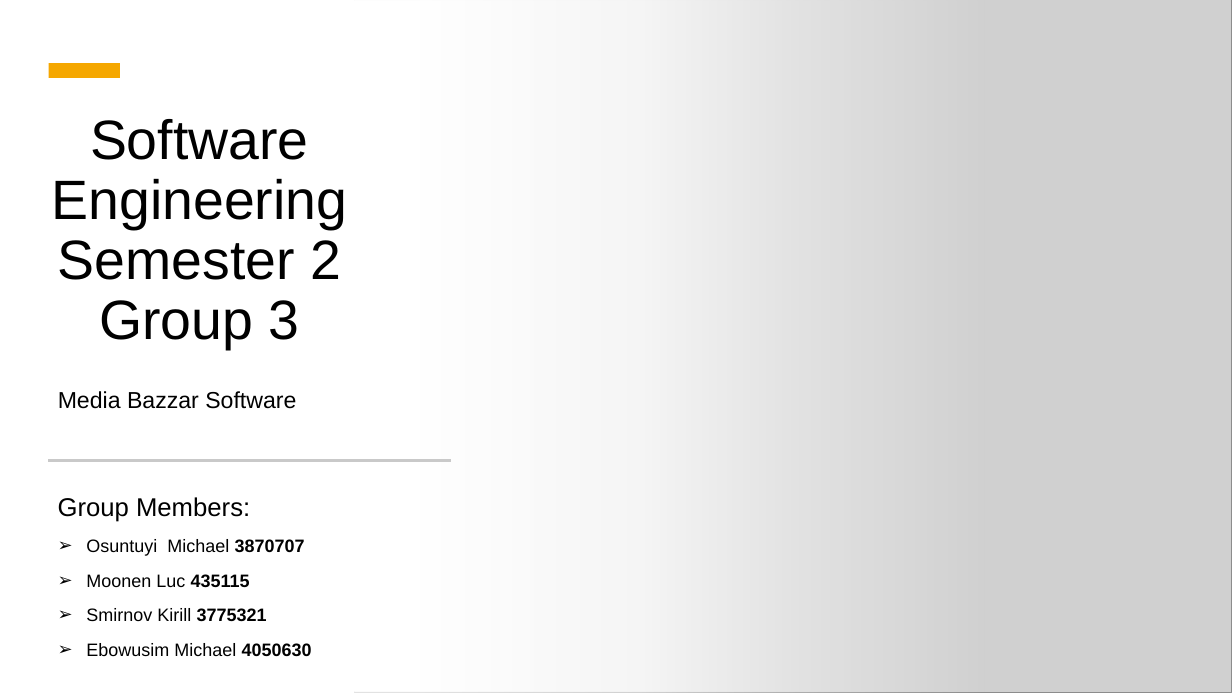
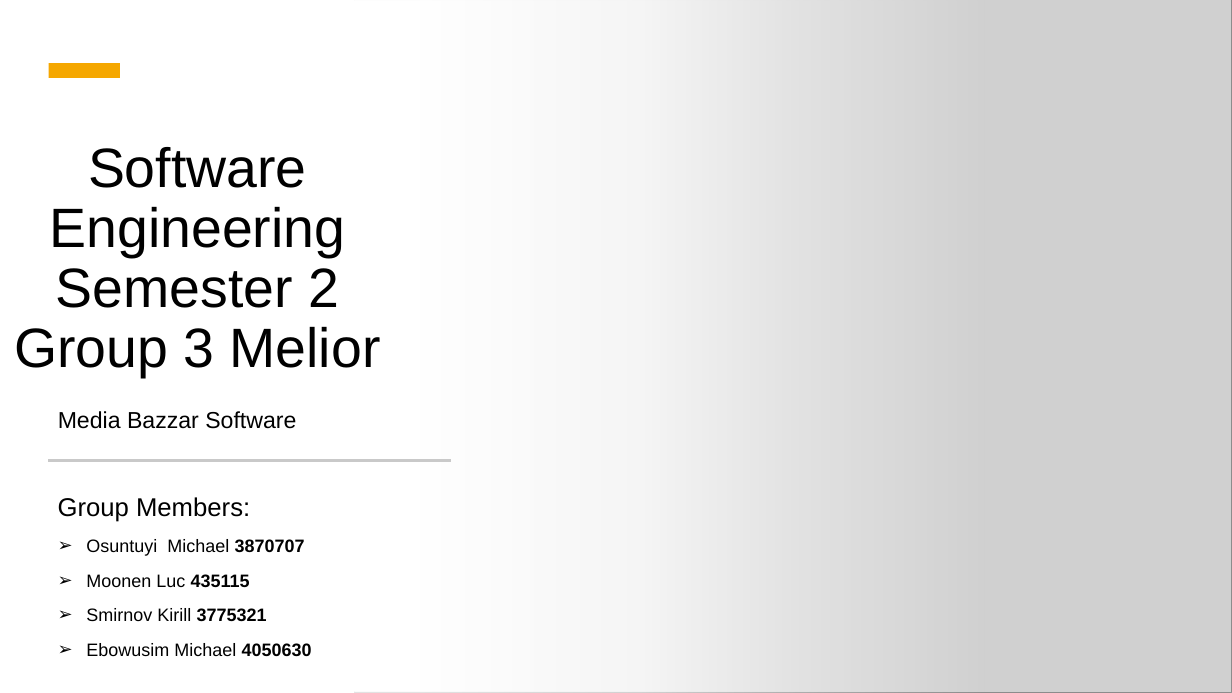
Before and after one commit to Mikey-OG/MediaBazaarproject, a slide deck: slide 1 of Project Documents/Presentation/Media Bazzar Group3.pptx. Drawn at 1232x693 pixels with LibreOffice and Linux fonts; fonts in the diff are those of the drawing; grey boxes stand for pictures. Boxes give left, top, right and bottom in pixels: in the first picture for what was removed or moved away, otherwise in the second. Text is boxed around its words. In the diff, an @@ line names an element or a change of style, - is before the commit and + after.

Commit message:
Presentation

```diff
--- a/Project Documents/Presentation/Media Bazzar Group3.pptx
+++ b/Project Documents/Presentation/Media Bazzar Group3.pptx
@@ title at box(14, 147, 381, 377): text changed @@
-Software Engineering Semester 2
-Group 3
+Software Engineering Semester 2
+Group 3 Melior
@@ text "Media Bazzar Software": place and size @@
-text "Media Bazzar Software" at box(58, 391, 296, 409)
+text "Media Bazzar Software" at box(58, 411, 296, 429)
```
